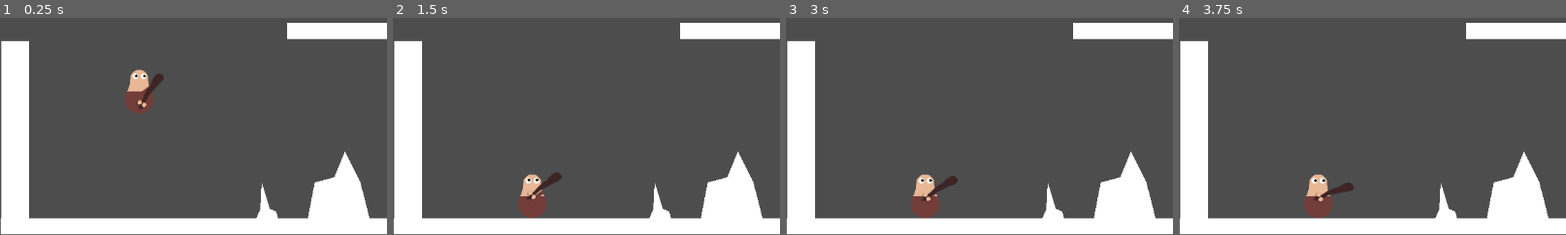
Above: before the commit, frames 1-4 (left to right).
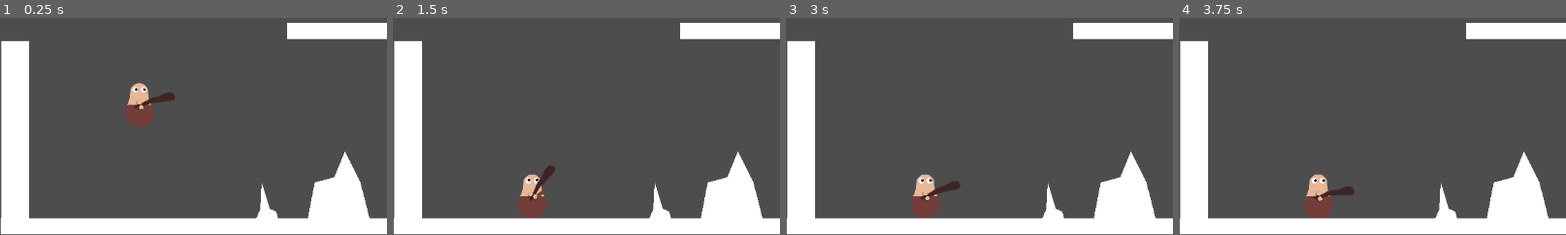
Above: after the commit, the same moments.

Repository: pedrogomesleite/uga-buga
Game: Godot game, scene res://scenes/mundo_2d.tscn
Two runs of this game, one before a commit and one after it. Both use one fixed random seed, a clock stepped at 60 frames per second and the inputs below.
Inputs (mouse positions are % of the whole screen's width and height, from its top left):
- Up to frame 1 (0.25 s): no input
- Up to frame 2 (1.5 s): move the mouse to (72, 45) at 0.52 s; click (72, 45) at 0.67 s; tap Enter at 1.25 s; move the mouse to (30, 55) at 1.27 s; click (30, 55) at 1.42 s
- Up to frame 3 (3 s): move the mouse to (60, 28) at 2.02 s; click (60, 28) at 2.17 s; tap Space at 2.75 s; move the mouse to (45, 70) at 2.77 s; click (45, 70) at 2.92 s
- Up to frame 4 (3.75 s): tap Enter at 3.5 s; move the mouse to (80, 65) at 3.52 s; click (80, 65) at 3.67 s
The pictures show only the part of the screen within x 0-50%, y 50-100%; the shares and areas given below are measured in that part.

The runs differ from the first frame. In frame 1, 1.6% of the frame differs, in the area x 32-46%, y 23-50%; in frame 2, 0.4%; in frame 3, 0.3%; in frame 4, 0.2%.

Commit message:
movimentação aprimorada

Diff:
--- a/scripts/character_body_2d.gd
+++ b/scripts/character_body_2d.gd
@@ -1,27 +1,24 @@
 extends CharacterBody2D
 
-const SPEED = 300.0
-@export var forca_impacto: float = 50.0
-@export var friccao_empurrao: float = 20.0
+const SPEED = 5.0
+@export var forca_impacto: float = .0625
+var impulso_max: float = 200
 
 var empurrao_velocity: Vector2 = Vector2.ZERO
 
 func _physics_process(delta: float) -> void:
 	if not is_on_floor():
 		velocity += get_gravity() * delta
+	else:
+		#atrito
+		velocity.x = lerp(velocity.x, 0.0, 5.0 * delta)
 
-	empurrao_velocity = empurrao_velocity.lerp(Vector2.ZERO, friccao_empurrao * delta)
-
-	velocity += empurrao_velocity
 	move_and_slide()
 
-	velocity.x = 0
-
-func _on_pau_objeto_tocado(corpo: Variant, direcao: Variant) -> void:
-	var posicao_relativa = corpo.global_position - global_position
-
-	var vel_mouse = remap(Input.get_last_mouse_velocity().length(), 0, 2000, 0, 2)
-	var forca_final = forca_impacto
-	print(-posicao_relativa.normalized(), -direcao, position)
-	var vetor_impulso = posicao_relativa.normalized() * forca_final
-	empurrao_velocity = vetor_impulso.limit_length(2000.0)
+func _on_pau_objeto_tocado(vel_martelo: Vector2, _normal: Vector2) -> void:
+	var vetor_impulso = -vel_martelo * forca_impacto
+	vetor_impulso = vetor_impulso.limit_length(impulso_max)
+	var velocidade_max: float= SPEED * Input.get_last_mouse_velocity().length()
+	velocity += vetor_impulso
+	velocity = velocity.limit_length(velocidade_max)
+	print(velocity)
--- a/scripts/pau.gd
+++ b/scripts/pau.gd
@@ -1,29 +1,29 @@
 extends CharacterBody2D
 
 
-signal objeto_tocado(corpo, direcao)
+signal objeto_tocado(vel_martelo, normal)
 
-@export var velocidade_rotacao: float = 2
+@export var velocidade_rotacao: float = 20.0
 @export var raio_maximo: float = 100.0
-@export var velocidade_movimento: float = 4.0
+@export var velocidade_movimento: float = 15.0
 
 # Called every frame. 'delta' is the elapsed time since the previous frame.
 func _physics_process(delta: float) -> void:
-	var vel_mouse = Input.get_last_mouse_velocity()
 	var mouse_relativo = get_parent().get_local_mouse_position()
 	# ir em direcao ao mouse
+
 	var alvo_limitado = mouse_relativo.limit_length(raio_maximo)
-	position = position.lerp(alvo_limitado, velocidade_movimento * delta)
+	var direcao = alvo_limitado - position
+	var velocidade_adicional = direcao * velocidade_movimento
 
 	# girar em direcao ao mouse
 	var angulo_alvo = mouse_relativo.angle()
 	rotation = lerp_angle(rotation, angulo_alvo + PI/2, velocidade_rotacao * delta)
 
-	checar_colisoes()
+	checar_colisoes(velocidade_adicional, delta)
 
-func checar_colisoes():
-	var colisao = move_and_collide(Vector2.ZERO)
+func checar_colisoes(velocidade: Vector2, delta: float):
+	var colisao = move_and_collide(velocidade * delta)
 	if colisao:
-		var corpo = colisao.get_collider()
-		var direcao = (corpo.global_position - global_position).normalized()
-		objeto_tocado.emit(corpo, direcao)
+		var normal = colisao.get_normal()
+		objeto_tocado.emit(velocidade, normal)
